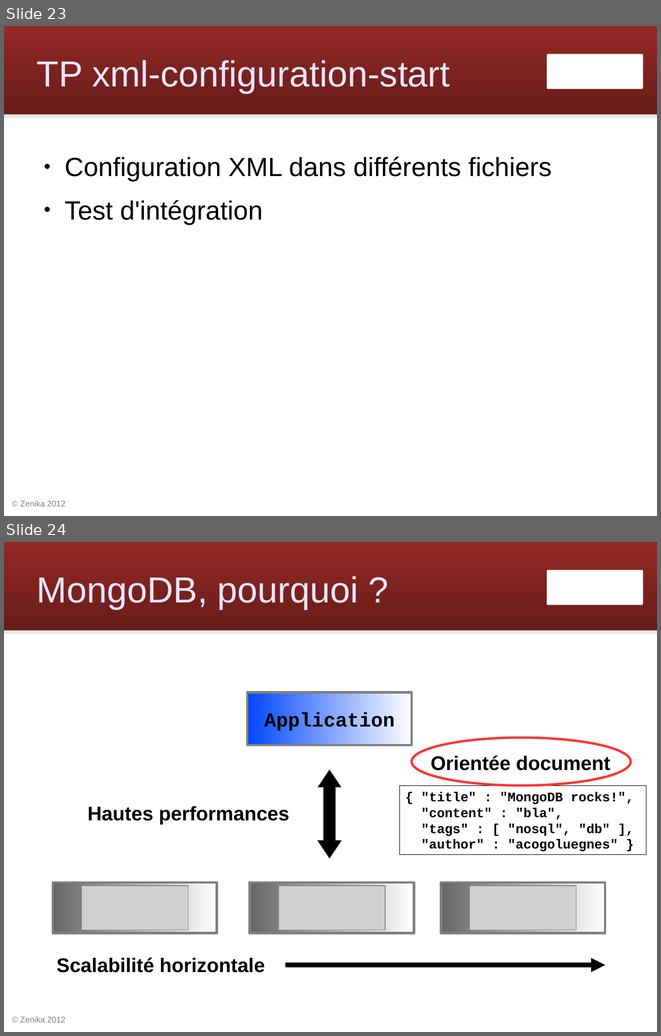
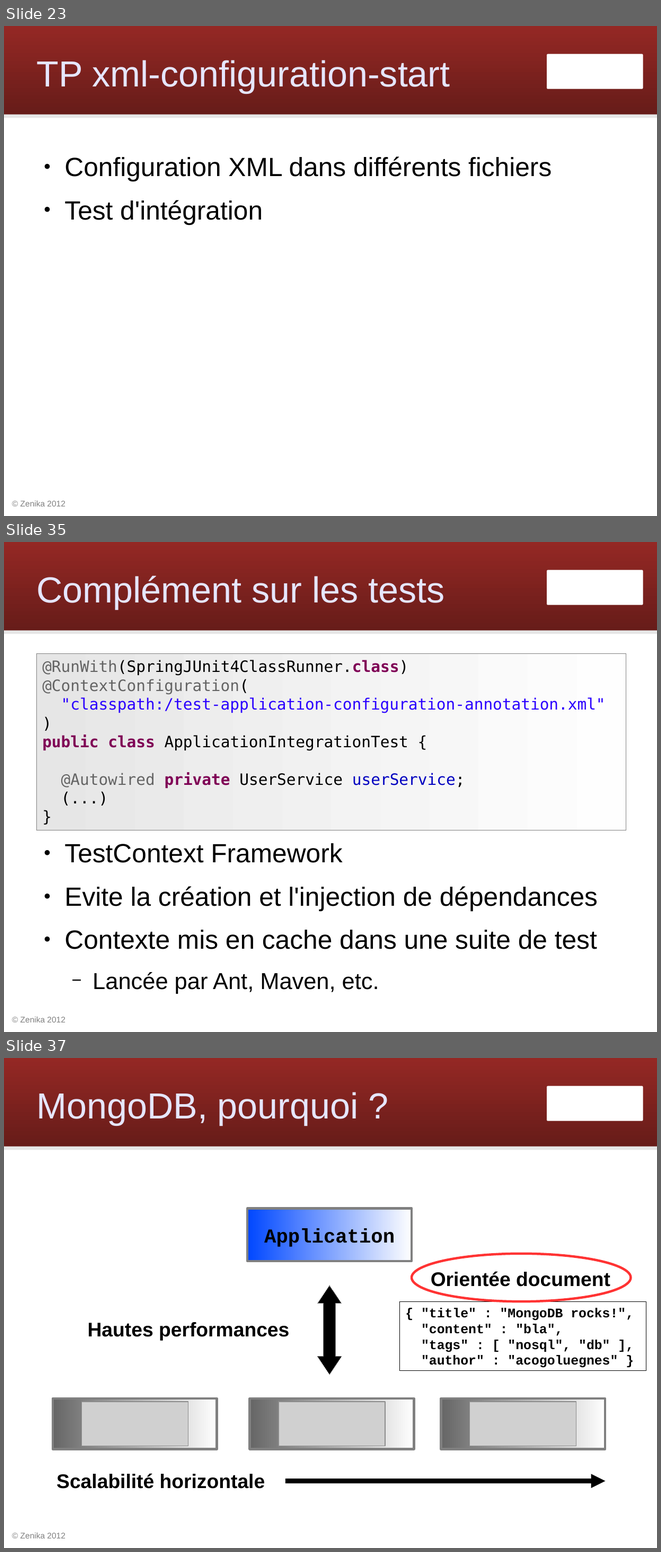
Before and after one commit to Zenika/workshop-spring-core, a slide deck: spring-workshop.odp. Shown one above the other, each under a label of ours: slides 23 and 24 before the commit, slides 23, 35 and 37 after it; the slides between them are not shown. The pictures are 661x1036 and 661x1552 pixels, drawn with LibreOffice and Linux fonts; fonts in the diff are those of the drawing; grey boxes stand for pictures; background and template pictures are left out. Boxes give left, top, right and bottom in pixels: in the first picture for what was removed or moved away, otherwise in the second. Text is boxed around its words. In the diff, an @@ line names an element or a change of style, - is before the commit and + after.

Commit message:
slides configuration annotations

```diff
--- a/spring-workshop.odp
+++ b/spring-workshop.odp
@@ slide 35 added at <box>4,542,657,1032</box>, background #FFFFFF; not listed: 4 template elements that a slide beside it also shows @@
@@ title added at <box>37,575,444,609</box>, 44 pt, text #E6E6FF @@
+Complément sur les tests
@@ rectangle added at <box>36,654,626,830</box>, fill gradient #E6E6E6 to #FEFEFE, outline #808080 0 pt, 19 pt, text #000000 @@
+@RunWith(SpringJUnit4ClassRunner.class)
+@ContextConfiguration(
+"classpath:/test-application-configuration-annotation.xml"
+)
+public class ApplicationIntegrationTest {
+@Autowired private UserService userService;
+(...)
+}
@@ text added at <box>64,843,598,994</box>, 32 pt, text #000000 @@
+● TestContext Framework
+● Evite la création et l'injection de dépendances
+● Contexte mis en cache dans une suite de test
+  − Lancée par Ant, Maven, etc.
@@ what was slide 24 is now slide 37 @@
```
Also in this commit, not shown: 1 slide changed, 12 other slides added.
